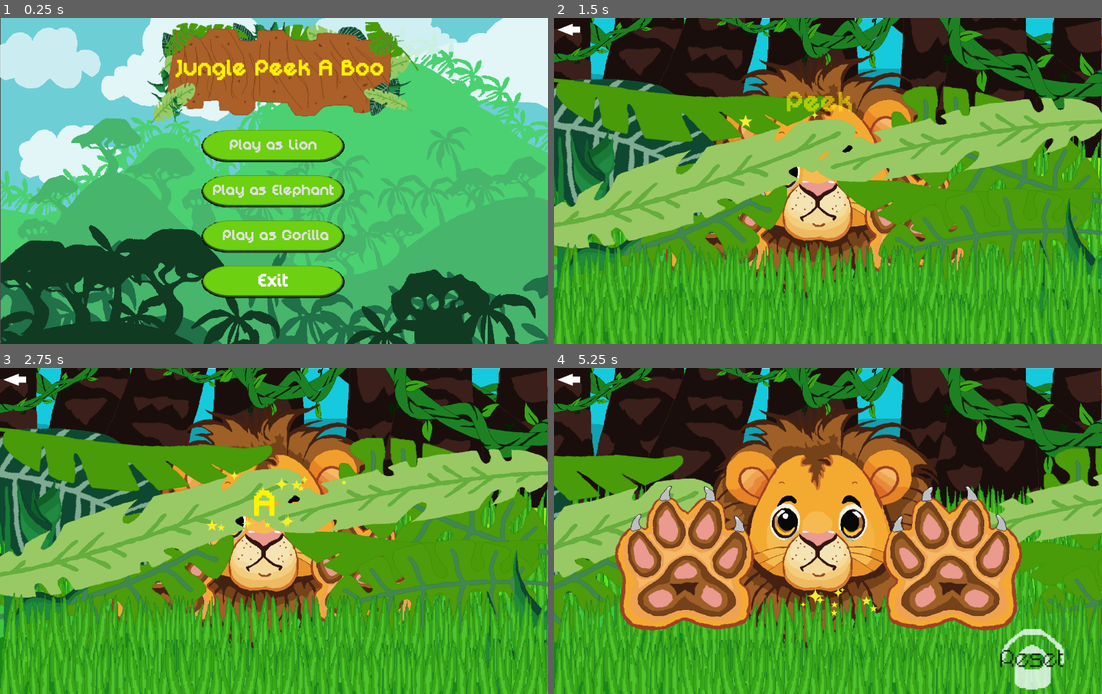
Above: before the commit, frames 1-4 (two rows, left to right).
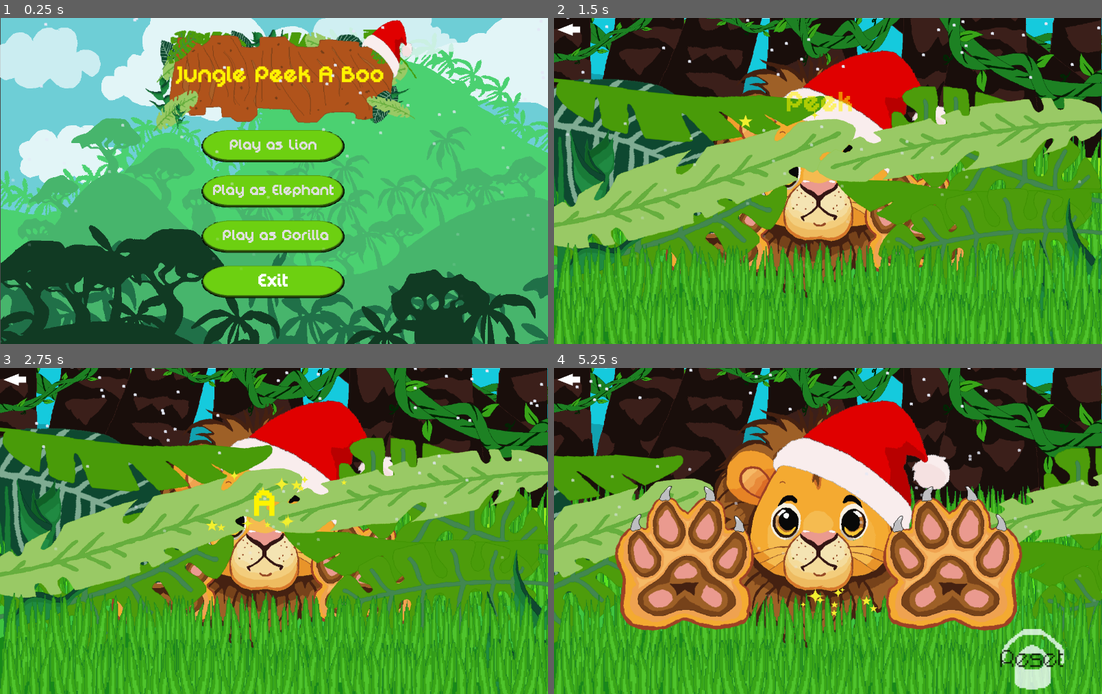
Above: after the commit, the same moments.

Repository: Ruzry/Jungle-Peek-A-Boo
Game: Godot game, scene res://Menu.tscn
The game is run twice, just before and just after one commit, with the same random seed, the same clock (stepped at 60 frames per second) and the same inputs. Sound files missing from this copy of the repository are replaced by a short silence.
Inputs (mouse positions are in pixels of both pictures, inside the frame that each line leads up to):
- Up to frame 1 (0.25 s): no input
- Up to frame 2 (1.5 s): click "Play as Lion" at 0.5 s; click (822, 184) at 1.25 s
- Up to frame 3 (2.75 s): no input
- Up to frame 4 (5.25 s): no input

The runs differ from the first frame. In frame 1, 7.2% of the frame differs, in the area x 2-98%, y 0-75%; in frame 2, 5.0%; in frame 3, 5.1%; in frame 4, 8.7%, in the area x 3-99%, y 0-86%.

Commit message:
Christmas Update Implementation
[IMPLEMENTATION] Added Christmas themed assets -- Created snow particle emitter -- Implemented Christmas mode with swapped assets -- Ho Ho Ho.

Diff:
--- a/Game/Menu.gd
+++ b/Game/Menu.gd
@@ -12,12 +12,15 @@
 
 #Game Scene
 var gameScene
-
+var christmasMode: bool = true
 var buttons: Array
 
 func _ready():
 	buttons = [lionButton, elephantButton, gorillaButton, exitButton]
 
+	$ChristmasTitleBackground.visible = christmasMode
+	$TitleBackground.visible = !christmasMode
+	$SnowParticles.emitting = christmasMode
 
 # Removes Game Scene and resumes BG audio.
 func handleMenuReturn():
@@ -31,6 +34,7 @@
 	gameScene = preload("res://game.tscn").instantiate()
 	gameScene.connect("menuReturn", func(): handleMenuReturn())
 	gameScene.setCurrentAnimal(animalIndex)
+	gameScene.setChristmasMode(christmasMode)
 	bgAudio.stop()
 	disableMenu(true)
 	get_tree().root.add_child(gameScene)
--- a/Game/Menu.tscn
+++ b/Game/Menu.tscn
@@ -13,7 +13,27 @@
 [ext_resource type="Texture2D" uid="uid://bats18brm1uvy" path="res://Assets/Art/Menu/Peek A Boo Cloud 1 Opaque.png" id="10_cebgk"]
 [ext_resource type="Texture2D" uid="uid://ds5ed63lsq6ig" path="res://Assets/Art/Menu/Peek A Boo Menu Foreground.png" id="11_ao0s0"]
 [ext_resource type="Texture2D" uid="uid://b0tkrgkwlgvis" path="res://Assets/Art/Menu/Peek A Boo Title Background.png" id="12_mtaxl"]
+[ext_resource type="Texture2D" uid="uid://b8vnp30jkfo4b" path="res://Assets/Art/Christmas/Peek A Boo Title Background Christmas.png" id="14_67mxc"]
 [ext_resource type="Theme" uid="uid://d25d7supeakyh" path="res://Assets/Themes/Peek A Boo Menu Button.tres" id="14_hgmnf"]
+[ext_resource type="Texture2D" uid="uid://blvlveu33dfju" path="res://Assets/Art/Christmas/Jungle Peek A Boo Snow Particle.png" id="15_mli3j"]
+
+[sub_resource type="Gradient" id="Gradient_03hdd"]
+interpolation_mode = 2
+offsets = PackedFloat32Array(0.447552, 0.990676)
+colors = PackedColorArray(1, 1, 1, 1, 1, 1, 1, 0)
+
+[sub_resource type="GradientTexture1D" id="GradientTexture1D_k5xll"]
+gradient = SubResource("Gradient_03hdd")
+
+[sub_resource type="ParticleProcessMaterial" id="ParticleProcessMaterial_1qb4b"]
+particle_flag_disable_z = true
+emission_shape = 3
+emission_box_extents = Vector3(800, 1, 1)
+spread = 0.0
+initial_velocity_min = 50.0
+initial_velocity_max = 70.0
+gravity = Vector3(0, 98, 0)
+color_ramp = SubResource("GradientTexture1D_k5xll")
 
 [node name="Menu" type="Control"]
 layout_mode = 3
@@ -87,6 +107,29 @@
 offset_top = -132.8
 offset_right = 185.8
 offset_bottom = -32.8
+grow_horizontal = 2
+grow_vertical = 2
+theme_override_colors/font_color = Color(1, 0.952941, 0, 1)
+theme_override_fonts/font = ExtResource("2_05yha")
+theme_override_font_sizes/font_size = 50
+text = "Jungle Peek A Boo"
+
+[node name="ChristmasTitleBackground" type="Sprite2D" parent="."]
+visible = false
+position = Vector2(701, 150)
+scale = Vector2(1.25, 1.25)
+texture = ExtResource("14_67mxc")
+
+[node name="Title" type="Label" parent="ChristmasTitleBackground"]
+anchors_preset = 8
+anchor_left = 0.5
+anchor_top = 0.5
+anchor_right = 0.5
+anchor_bottom = 0.5
+offset_left = -616.8
+offset_top = -182.0
+offset_right = 198.2
+offset_bottom = -82.0
 grow_horizontal = 2
 grow_vertical = 2
 theme_override_colors/font_color = Color(1, 0.952941, 0, 1)
@@ -143,6 +186,16 @@
 theme_override_font_sizes/font_size = 50
 text = "Exit"
 
+[node name="SnowParticles" type="GPUParticles2D" parent="."]
+position = Vector2(657, -46)
+amount = 100
+process_material = SubResource("ParticleProcessMaterial_1qb4b")
+texture = ExtResource("15_mli3j")
+lifetime = 4.0
+preprocess = 5.0
+explosiveness = 0.12
+randomness = 0.19
+
 [connection signal="button_down" from="Buttons/LionButton" to="." method="playButtonPressSound"]
 [connection signal="pressed" from="Buttons/LionButton" to="." method="startGameScene" binds= [0]]
 [connection signal="button_down" from="Buttons/ElephantButton" to="." method="playButtonPressSound"]
--- a/Game/game.gd
+++ b/Game/game.gd
@@ -28,6 +28,11 @@
 @onready var gorillaLeftPawSprite = $Animal/LeftPaw/GorillaLeftPaw
 @onready var gorillaRightPawSprite = $Animal/RightPaw/GorillaRightPaw
 
+#Christmas Nodes
+@onready var lionXmasHeadSprite = $Animal/Head/ChristmasLionHead
+@onready var elephantXmasHeadSprite = $Animal/Head/ChristmasElephantHead
+@onready var gorillaXmasHeadSprite = $Animal/Head/ChristmasGorillaHead
+
 #Audio
 @onready var bgAudio = $BGAudio
 @onready var animalRoarAudio = $AnimalRoarAudio
@@ -39,9 +44,12 @@
 var lionNodeSprites: Array
 var elephantNodeSprites: Array
 var gorillaNodeSprites: Array
+var christmasNodeSprites: Array
 
 var currentAnimal: ANIMAL_TYPE
 var animalAudioStreams: Array
+
+var christmasMode: bool
 
 signal menuReturn
 
@@ -51,8 +59,14 @@
 	elephantNodeSprites = [elephantHeadSprite, elephantBodySprite, elephantLeftPawSprite, elephantRightPawSprite]
 	gorillaNodeSprites = [gorillaHeadSprite, gorillaLeftPawSprite, gorillaRightPawSprite]
 	animalAudioStreams = [lionRoar, elephantRoar, gorillaRoar]
+
+	if christmasMode:
+		christmasNodeSprites = [lionXmasHeadSprite, elephantXmasHeadSprite, gorillaXmasHeadSprite]
+		$SnowParticles.emitting = true
+
 	setAnimalVisiblity()
 	resetGame()
+
 
 # Sets game components to default state.
 func resetGame():
@@ -78,6 +92,13 @@
 
 	for n in gorillaNodeSprites.size():
 		gorillaNodeSprites[n].visible = true if (currentAnimal == ANIMAL_TYPE.GORILLA) else false
+
+	if christmasMode:
+		christmasNodeSprites[currentAnimal].visible = true
+		lionNodeSprites[0].visible = false
+		elephantNodeSprites[0].visible = false
+		gorillaNodeSprites[0].visible = false
+
 
 #Plays attract animation based on AttractTimer
 func playAttractAnimation():
@@ -106,3 +127,7 @@
 # Emits signal to Menu to close the game scene.
 func returnToMenu():
 	emit_signal("menuReturn")
+
+
+func setChristmasMode(flag: bool):
+	christmasMode = flag
--- a/Game/game.tscn
+++ b/Game/game.tscn
@@ -12,12 +12,15 @@
 [ext_resource type="Texture2D" uid="uid://b068omrlt2utn" path="res://Assets/Art/Game/Peek A Boo Background Trees 50.png" id="10_qirnt"]
 [ext_resource type="Texture2D" uid="uid://cyp63xnkrbx24" path="res://Assets/Art/Game/Peek A Boo Grass 3.png" id="11_cwwol"]
 [ext_resource type="Theme" uid="uid://30sui47lwvh7" path="res://Assets/Themes/Peek A Boo Touch Button.tres" id="12_d4qga"]
+[ext_resource type="Texture2D" uid="uid://0cuw1b6dohat" path="res://Assets/Art/Christmas/Jungle Peek A Boo Lion Head Christmas.png" id="14_14su8"]
 [ext_resource type="FontFile" uid="uid://dlq006xoyyp4b" path="res://Assets/Font/digital_disco/DigitalDisco.ttf" id="14_ywep8"]
 [ext_resource type="FontFile" uid="uid://doeknkhu4ghtn" path="res://Assets/Font/digital_disco/DigitalDisco-Thin.ttf" id="15_es6lh"]
 [ext_resource type="Texture2D" uid="uid://cs8vre1ikffsy" path="res://Assets/Art/Animals/Jungle Peek A Boo Elephant Body.png" id="15_nmeva"]
 [ext_resource type="Texture2D" uid="uid://8yvsrxriuan1" path="res://Assets/Art/Animals/Jungle Peek A Boo Lion Face.png" id="16_00g2f"]
+[ext_resource type="Texture2D" uid="uid://b2k06rghqqfsp" path="res://Assets/Art/Christmas/Jungle Peek A Boo Elephant Head Christmas.png" id="16_a71sy"]
 [ext_resource type="Texture2D" uid="uid://v4csu0bhkkwv" path="res://Assets/Art/Animals/Jungle Peek A Boo Elephant Head.png" id="17_w3p0d"]
 [ext_resource type="Texture2D" uid="uid://67sfgqbihmd7" path="res://Assets/Art/Animals/Jungle Peek A Boo Gorilla Head.png" id="18_1kof7"]
+[ext_resource type="Texture2D" uid="uid://ff1hnbcp0xc3" path="res://Assets/Art/Christmas/Jungle Peek A Boo Gorilla Head Christmas.png" id="18_24ofs"]
 [ext_resource type="Texture2D" uid="uid://cwm3pvr56ahfy" path="res://Assets/Art/Game/Peek A Boo Jungle Leaf 5.png" id="19_31vta"]
 [ext_resource type="Texture2D" uid="uid://ch154ovd5ms6c" path="res://Assets/Art/Animals/Jungle Peek A Boo Lion Paw.png" id="19_m1uml"]
 [ext_resource type="Texture2D" uid="uid://dbxry07sugjeh" path="res://Assets/Art/Game/Peek A Boo Jungle Leaf 2.png" id="20_b6wwh"]
@@ -29,6 +32,7 @@
 [ext_resource type="Texture2D" uid="uid://c75remnosfv13" path="res://Assets/Art/Particles/Peek A Boo Star 0.png" id="24_ywdcf"]
 [ext_resource type="Texture2D" uid="uid://hye6r362lqx8" path="res://Assets/Art/Particles/Peek A Boo Star 1.png" id="26_rlhol"]
 [ext_resource type="Theme" uid="uid://ug5cn1yu1ks6" path="res://Assets/Themes/Peek A Boo Return Button.tres" id="29_xbl6h"]
+[ext_resource type="Texture2D" uid="uid://blvlveu33dfju" path="res://Assets/Art/Christmas/Jungle Peek A Boo Snow Particle.png" id="33_wa1wb"]
 
 [sub_resource type="Animation" id="Animation_3efg7"]
 resource_name = "Idle"
@@ -997,6 +1001,24 @@
 scale_min = 0.25
 scale_max = 0.75
 
+[sub_resource type="Gradient" id="Gradient_e7tel"]
+interpolation_mode = 2
+offsets = PackedFloat32Array(0.447552, 0.990676)
+colors = PackedColorArray(1, 1, 1, 1, 1, 1, 1, 0)
+
+[sub_resource type="GradientTexture1D" id="GradientTexture1D_c4gme"]
+gradient = SubResource("Gradient_e7tel")
+
+[sub_resource type="ParticleProcessMaterial" id="ParticleProcessMaterial_q176f"]
+particle_flag_disable_z = true
+emission_shape = 3
+emission_box_extents = Vector3(800, 1, 1)
+spread = 0.0
+initial_velocity_min = 50.0
+initial_velocity_max = 70.0
+gravity = Vector3(0, 98, 0)
+color_ramp = SubResource("GradientTexture1D_c4gme")
+
 [node name="Game" type="Node2D"]
 script = ExtResource("1_55div")
 
@@ -1129,16 +1151,29 @@
 visible = false
 texture = ExtResource("16_00g2f")
 
+[node name="ChristmasLionHead" type="Sprite2D" parent="Animal/Head"]
+visible = false
+position = Vector2(7, -39)
+texture = ExtResource("14_14su8")
+
 [node name="ElephantHead" type="Sprite2D" parent="Animal/Head"]
 visible = false
 texture = ExtResource("17_w3p0d")
 
+[node name="ChristmasElephantHead" type="Sprite2D" parent="Animal/Head"]
+visible = false
+position = Vector2(-22, -78)
+texture = ExtResource("16_a71sy")
+
 [node name="GorillaHead" type="Sprite2D" parent="Animal/Head"]
 texture = ExtResource("18_1kof7")
 
+[node name="ChristmasGorillaHead" type="Sprite2D" parent="Animal/Head"]
+visible = false
+texture = ExtResource("18_24ofs")
+
 [node name="LeftPaw" type="Sprite2D" parent="Animal"]
-position = Vector2(-330, 45)
-scale = Vector2(1.25, 1.25)
+position = Vector2(-250, 75)
 
 [node name="LionLeftPaw" type="Sprite2D" parent="Animal/LeftPaw"]
 visible = false
@@ -1154,8 +1189,7 @@
 texture = ExtResource("21_guhv4")
 
 [node name="RightPaw" type="Sprite2D" parent="Animal"]
-position = Vector2(330, 45)
-scale = Vector2(1.25, 1.25)
+position = Vector2(250, 75)
 
 [node name="LionRightPaw" type="Sprite2D" parent="Animal/RightPaw"]
 visible = false
@@ -1173,7 +1207,6 @@
 texture = ExtResource("21_guhv4")
 
 [node name="LeftJungleLeaves" type="Sprite2D" parent="."]
-position = Vector2(-350, 25)
 
 [node name="LeftJungleLeaves_0" type="Sprite2D" parent="LeftJungleLeaves"]
 position = Vector2(202, 356)
@@ -1223,7 +1256,7 @@
 texture = ExtResource("22_xhyes")
 
 [node name="RightJungleLeaves" type="Sprite2D" parent="."]
-position = Vector2(1700, 25)
+position = Vector2(1331, 0)
 scale = Vector2(-1, 1)
 
 [node name="RightJungleLeaves_0" type="Sprite2D" parent="RightJungleLeaves"]
@@ -1374,6 +1407,17 @@
 offset_bottom = 57.0
 theme = ExtResource("29_xbl6h")
 
+[node name="SnowParticles" type="GPUParticles2D" parent="."]
+position = Vector2(657, -46)
+emitting = false
+amount = 100
+process_material = SubResource("ParticleProcessMaterial_q176f")
+texture = ExtResource("33_wa1wb")
+lifetime = 4.0
+preprocess = 5.0
+explosiveness = 0.12
+randomness = 0.19
+
 [connection signal="finished" from="RandomAmbientSoundEvent/AmbienceAudio" to="RandomAmbientSoundEvent" method="playRandomSound"]
 [connection signal="timeout" from="AttractTimer" to="." method="playAttractAnimation"]
 [connection signal="pressed" from="GameStartButton" to="." method="startReveal"]
Binary file added: Game/Assets/Art/Christmas/Jungle Peek A Boo Elephant Head Christmas.png
Not shown, added: Game/Assets/Art/Christmas/Jungle Peek A Boo Elephant Head Christmas.png.import
Binary file added: Game/Assets/Art/Christmas/Jungle Peek A Boo Gorilla Head Christmas.png
Not shown, added: Game/Assets/Art/Christmas/Jungle Peek A Boo Gorilla Head Christmas.png.import
Binary file added: Game/Assets/Art/Christmas/Jungle Peek A Boo Lion Head Christmas.png
Not shown, added: Game/Assets/Art/Christmas/Jungle Peek A Boo Lion Head Christmas.png.import
Binary file added: Game/Assets/Art/Christmas/Jungle Peek A Boo Snow Particle.png
Not shown, added: Game/Assets/Art/Christmas/Jungle Peek A Boo Snow Particle.png.import
Binary file added: Game/Assets/Art/Christmas/Peek A Boo Title Background Christmas.png
Not shown, added: Game/Assets/Art/Christmas/Peek A Boo Title Background Christmas.png.import
Not shown: 1 places in Game/Menu.tscn that only renumber resources
Not shown: 1 places in Game/game.tscn that only renumber resources
